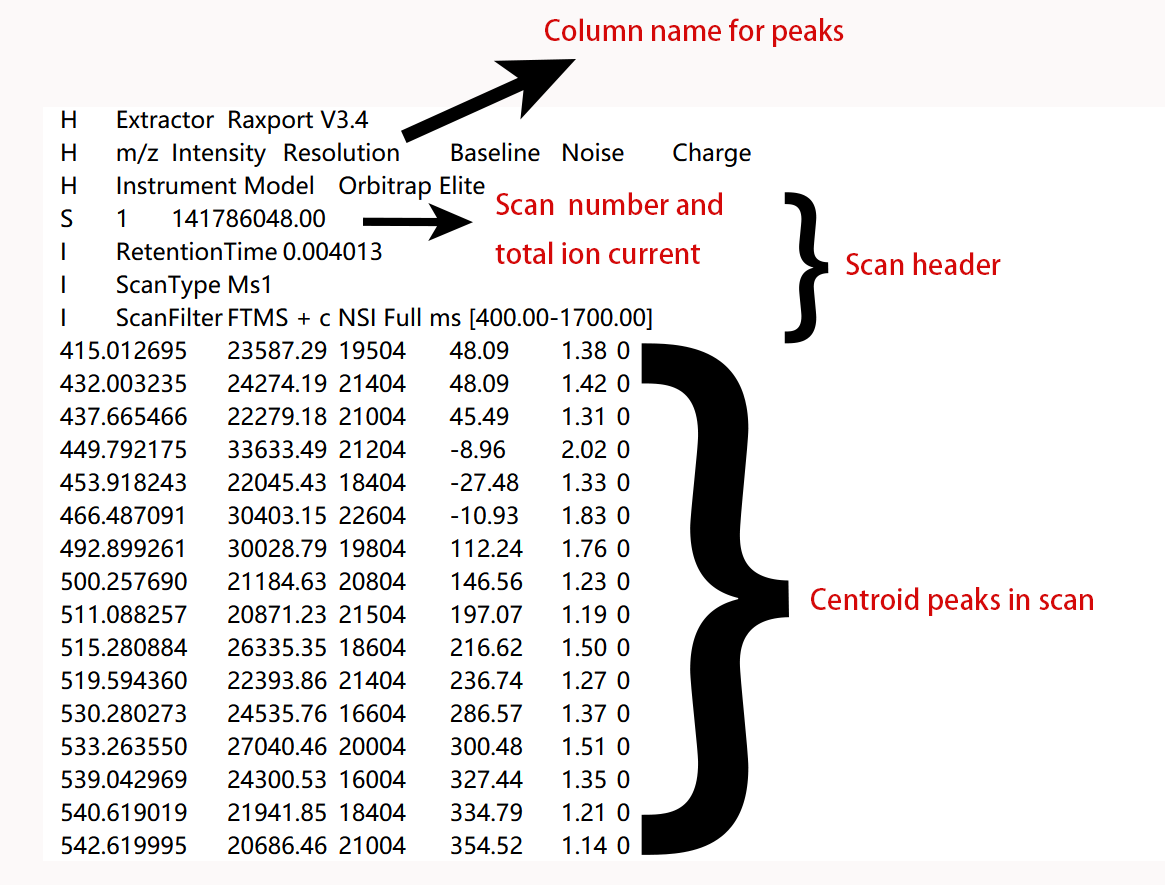
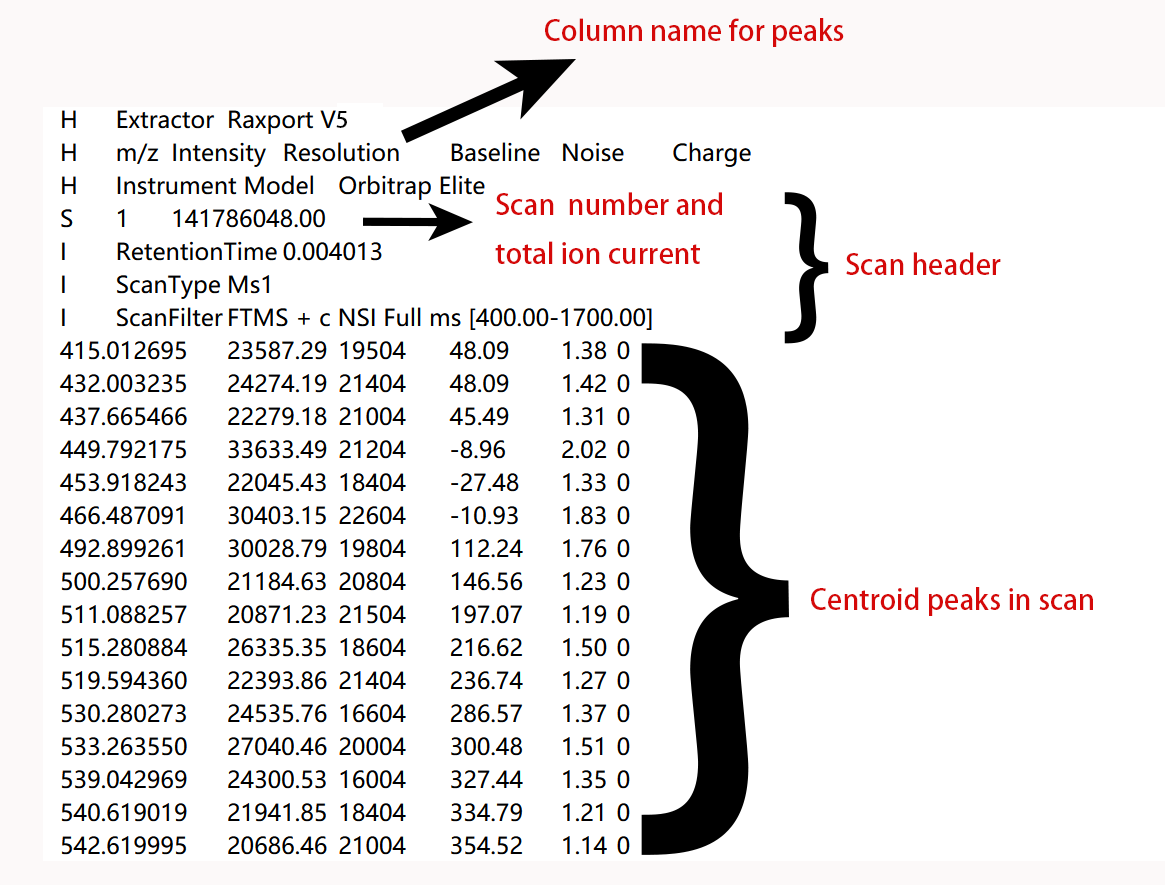
Comparing the layer stacks of the two w=1165, h=885 images. Changes:
painted on "｝" (1st of 2) over [643, 500, 743, 815]
added layer "5" above "矩形 1" over [336, 111, 347, 128]
added layer "矩形 1" above "Scan header" over [337, 103, 383, 129]
